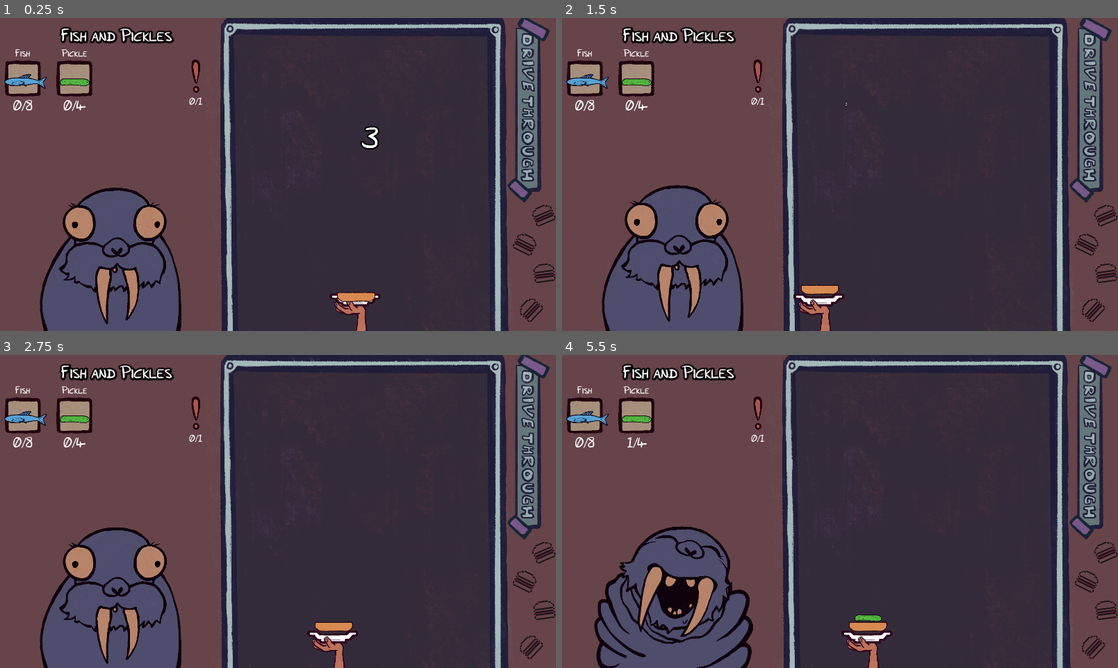
Above: before the commit, frames 1-4 (two rows, left to right).
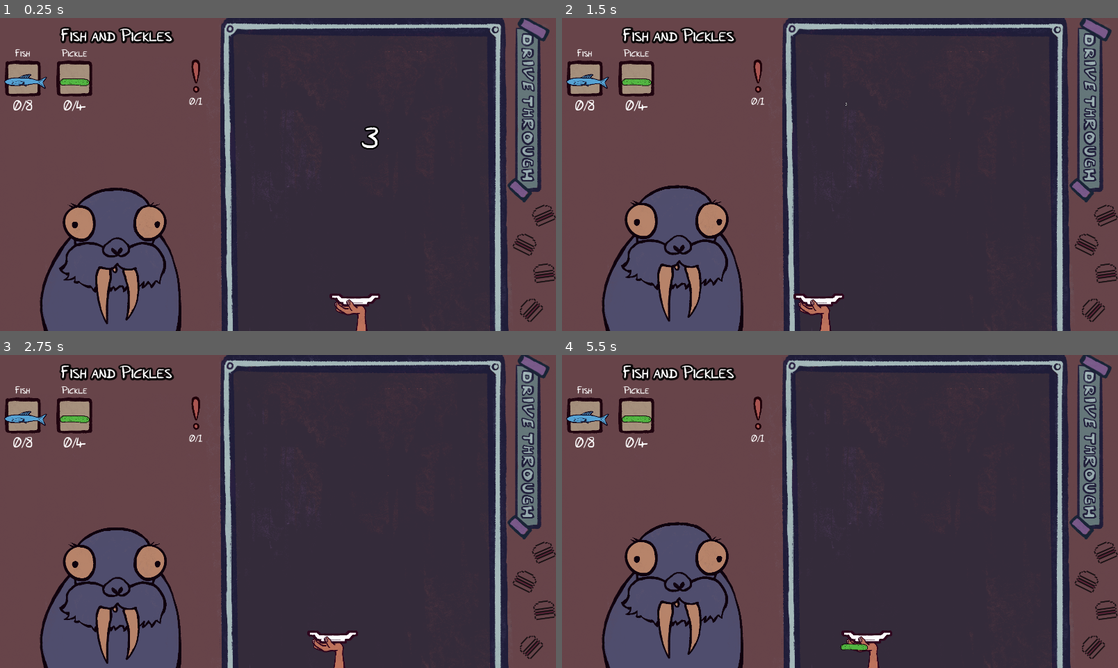
Above: after the commit, the same moments.

Repository: SirLich/funky-drive-through
Game: Godot game, scene res://game.tscn
Two runs of this game, one before a commit and one after it. Both use one fixed random seed, a clock stepped at 60 frames per second and the inputs below.
Inputs (mouse positions are in pixels of both pictures, inside the frame that each line leads up to):
- Up to frame 1 (0.25 s): no input
- Up to frame 2 (1.5 s): tap Enter at 0.5 s; move the mouse to (962, 158) at 0.52 s; press the mouse at (962, 158) at 0.53 s; move the mouse to (728, 190) at 1.27 s; release the mouse at (728, 190) at 1.28 s; click (728, 190) at 1.35 s
- Up to frame 3 (2.75 s): move the mouse to (333, 442) at 2.02 s; press the mouse at (333, 442) at 2.03 s
- Up to frame 4 (5.5 s): move the mouse to (812, 574) at 2.77 s; release the mouse at (812, 574) at 2.78 s; click (812, 574) at 2.85 s; move the mouse to (1006, 558) at 3.52 s; press the mouse at (1006, 558) at 3.53 s; move the mouse to (673, 464) at 4.27 s; release the mouse at (673, 464) at 4.28 s; click (673, 464) at 4.35 s; move the mouse to (867, 511) at 5.02 s; press the mouse at (867, 511) at 5.03 s

The runs differ from the first frame. In frame 1, 0.2% of the frame differs, in the area x 60-68%, y 87-91%; in frame 2, 0.2%; in frame 3, 0.2%; in frame 4, 6.0%, in the area x 5-59%, y 26-100%.
Error after the commit: Invalid access to property or key 'stream' on a base object of type 'Resource (ItemType)'. (res://scenes/item/catcher.gd:21)

Commit message:
Get first audio in

Diff:
--- /dev/null
+++ b/assets/audio_resources/impact_crunch.tres
@@ -0,0 +1,17 @@
+[gd_resource type="AudioStreamRandomizer" load_steps=5 format=3 uid="uid://bclg3r4r2d5t"]
+
+[ext_resource type="AudioStream" uid="uid://bofrgintyja8b" path="res://assets/sounds/impact_crunch_1.wav" id="1_maaww"]
+[ext_resource type="AudioStream" uid="uid://bbqlyfa2l5e8k" path="res://assets/sounds/impact_crunch_2.wav" id="2_0bt42"]
+[ext_resource type="AudioStream" uid="uid://b8n20b4x3vchf" path="res://assets/sounds/impact_crunch_3.wav" id="3_5xl62"]
+[ext_resource type="AudioStream" uid="uid://c6hy5ncck76vj" path="res://assets/sounds/impact_crunch_4.wav" id="4_cislw"]
+
+[resource]
+streams_count = 4
+stream_0/stream = ExtResource("1_maaww")
+stream_0/weight = 1.0
+stream_1/stream = ExtResource("2_0bt42")
+stream_1/weight = 1.0
+stream_2/stream = ExtResource("3_5xl62")
+stream_2/weight = 1.0
+stream_3/stream = ExtResource("4_cislw")
+stream_3/weight = 1.0
--- /dev/null
+++ b/assets/audio_resources/impact_low.tres
@@ -0,0 +1,17 @@
+[gd_resource type="AudioStreamRandomizer" load_steps=5 format=3 uid="uid://crik25ksilvlm"]
+
+[ext_resource type="AudioStream" uid="uid://bjd15mbgcmihg" path="res://assets/sounds/impact_low_1.wav" id="1_ttp6r"]
+[ext_resource type="AudioStream" uid="uid://bxjxmib8xapin" path="res://assets/sounds/impact_low_2.wav" id="2_xbpct"]
+[ext_resource type="AudioStream" uid="uid://k3x8ju6vtnq3" path="res://assets/sounds/impact_low_3.wav" id="3_yn41o"]
+[ext_resource type="AudioStream" uid="uid://1tx0vstxmo0t" path="res://assets/sounds/impact_low_4.wav" id="4_swnkt"]
+
+[resource]
+streams_count = 4
+stream_0/stream = ExtResource("1_ttp6r")
+stream_0/weight = 1.0
+stream_1/stream = ExtResource("2_xbpct")
+stream_1/weight = 1.0
+stream_2/stream = ExtResource("3_yn41o")
+stream_2/weight = 1.0
+stream_3/stream = ExtResource("4_swnkt")
+stream_3/weight = 1.0
--- /dev/null
+++ b/assets/audio_resources/impact_soft.tres
@@ -0,0 +1,17 @@
+[gd_resource type="AudioStreamRandomizer" load_steps=5 format=3 uid="uid://dost0mxm307gd"]
+
+[ext_resource type="AudioStream" uid="uid://gd3mc62ytca3" path="res://assets/sounds/impact_soft_1.wav" id="1_qeu8b"]
+[ext_resource type="AudioStream" uid="uid://ff40i8t16pjh" path="res://assets/sounds/impact_soft_2.wav" id="2_r0tow"]
+[ext_resource type="AudioStream" uid="uid://wb2eiir3o2du" path="res://assets/sounds/impact_soft_3.wav" id="3_nedn2"]
+[ext_resource type="AudioStream" uid="uid://dr661i5iltn3v" path="res://assets/sounds/impact_soft_4.wav" id="4_wac7k"]
+
+[resource]
+streams_count = 4
+stream_0/stream = ExtResource("1_qeu8b")
+stream_0/weight = 1.0
+stream_1/stream = ExtResource("2_r0tow")
+stream_1/weight = 1.0
+stream_2/stream = ExtResource("3_nedn2")
+stream_2/weight = 1.0
+stream_3/stream = ExtResource("4_wac7k")
+stream_3/weight = 1.0
--- /dev/null
+++ b/assets/audio_resources/impact_wood.tres
@@ -0,0 +1,14 @@
+[gd_resource type="AudioStreamRandomizer" load_steps=4 format=3 uid="uid://ddltq0b513y0"]
+
+[ext_resource type="AudioStream" uid="uid://cq5dml2owojb8" path="res://assets/sounds/impact_wood_1.wav" id="1_3u35d"]
+[ext_resource type="AudioStream" uid="uid://bcff636yklrpx" path="res://assets/sounds/impact_wood_2.wav" id="2_hmxxk"]
+[ext_resource type="AudioStream" uid="uid://chrlnj1auy06h" path="res://assets/sounds/impact_wood_3.wav" id="3_bfhpr"]
+
+[resource]
+streams_count = 3
+stream_0/stream = ExtResource("1_3u35d")
+stream_0/weight = 1.0
+stream_1/stream = ExtResource("2_hmxxk")
+stream_1/weight = 1.0
+stream_2/stream = ExtResource("3_bfhpr")
+stream_2/weight = 1.0
--- a/item_type.gd
+++ b/item_type.gd
@@ -7,3 +7,4 @@
 @export var stacked_scene : PackedScene
 @export var name : String
 @export var scale_factor = 1.0
+@export var audio : AudioStream
--- a/item_types/bone.tres
+++ b/item_types/bone.tres
@@ -1,5 +1,6 @@
-[gd_resource type="Resource" script_class="ItemType" load_steps=4 format=3 uid="uid://bg4ossqiixqge"]
+[gd_resource type="Resource" script_class="ItemType" load_steps=5 format=3 uid="uid://bg4ossqiixqge"]
 
+[ext_resource type="AudioStream" uid="uid://ddltq0b513y0" path="res://assets/audio_resources/impact_wood.tres" id="1_7qwsq"]
 [ext_resource type="Texture2D" uid="uid://de76a4ueiyh2q" path="res://assets/items/bone1.png" id="1_7vku1"]
 [ext_resource type="Script" path="res://item_type.gd" id="1_lql7m"]
 [ext_resource type="PackedScene" uid="uid://cej1oc8b6osu3" path="res://scenes/item/bone_scene.tscn" id="1_uqt56"]
@@ -12,3 +13,4 @@
 stacked_scene = ExtResource("1_uqt56")
 name = "Bone"
 scale_factor = 1.0
+audio = ExtResource("1_7qwsq")
--- a/item_types/can.tres
+++ b/item_types/can.tres
@@ -1,6 +1,7 @@
-[gd_resource type="Resource" script_class="ItemType" load_steps=3 format=3 uid="uid://y3g8isvibqsa"]
+[gd_resource type="Resource" script_class="ItemType" load_steps=4 format=3 uid="uid://y3g8isvibqsa"]
 
 [ext_resource type="Texture2D" uid="uid://dseftgsq7eq7c" path="res://assets/items/can.png" id="1_1e6kt"]
+[ext_resource type="AudioStream" uid="uid://bclg3r4r2d5t" path="res://assets/audio_resources/impact_crunch.tres" id="1_73trl"]
 [ext_resource type="Script" path="res://item_type.gd" id="1_ws6in"]
 
 [resource]
@@ -8,3 +9,5 @@
 icon = ExtResource("1_1e6kt")
 color = Color(1, 1, 1, 1)
 name = "Tin Can"
+scale_factor = 1.0
+audio = ExtResource("1_73trl")
--- a/item_types/cheese.tres
+++ b/item_types/cheese.tres
@@ -1,13 +1,15 @@
-[gd_resource type="Resource" script_class="ItemType" load_steps=4 format=3 uid="uid://bfv6uyljs0isy"]
+[gd_resource type="Resource" script_class="ItemType" load_steps=5 format=3 uid="uid://bfv6uyljs0isy"]
 
 [ext_resource type="Script" path="res://item_type.gd" id="1_5uv8o"]
-[ext_resource type="PackedScene" uid="uid://cml5xxbtb785r" path="res://scenes/cheese_melted.tscn" id="1_gt02o"]
 [ext_resource type="Texture2D" uid="uid://dpml5nt2r0bwo" path="res://assets/items/cheese_fall.png" id="1_p1dk6"]
+[ext_resource type="AudioStream" uid="uid://dost0mxm307gd" path="res://assets/audio_resources/impact_soft.tres" id="1_rhpjo"]
+[ext_resource type="PackedScene" uid="uid://cml5xxbtb785r" path="res://scenes/cheese_melted.tscn" id="4_lx4l4"]
 
 [resource]
 script = ExtResource("1_5uv8o")
 icon = ExtResource("1_p1dk6")
 color = Color(0.729412, 0.635294, 0.243137, 1)
-stacked_scene = ExtResource("1_gt02o")
+stacked_scene = ExtResource("4_lx4l4")
 name = "Cheese"
 scale_factor = 1.0
+audio = ExtResource("1_rhpjo")
--- a/item_types/eggplant.tres
+++ b/item_types/eggplant.tres
@@ -1,6 +1,7 @@
-[gd_resource type="Resource" script_class="ItemType" load_steps=3 format=3 uid="uid://xd01ccv1itdl"]
+[gd_resource type="Resource" script_class="ItemType" load_steps=4 format=3 uid="uid://xd01ccv1itdl"]
 
 [ext_resource type="Texture2D" uid="uid://b43rl2jmsk7mx" path="res://assets/items/eggplant.png" id="1_fc3gr"]
+[ext_resource type="AudioStream" uid="uid://dost0mxm307gd" path="res://assets/audio_resources/impact_soft.tres" id="1_smjil"]
 [ext_resource type="Script" path="res://item_type.gd" id="1_wb88x"]
 
 [resource]
@@ -9,3 +10,4 @@
 color = Color(1, 1, 1, 1)
 name = "Eggplant"
 scale_factor = 1.0
+audio = ExtResource("1_smjil")
--- a/item_types/fish.tres
+++ b/item_types/fish.tres
@@ -1,5 +1,6 @@
-[gd_resource type="Resource" script_class="ItemType" load_steps=4 format=3 uid="uid://dnykdn0my3pq"]
+[gd_resource type="Resource" script_class="ItemType" load_steps=5 format=3 uid="uid://dnykdn0my3pq"]
 
+[ext_resource type="AudioStream" uid="uid://dost0mxm307gd" path="res://assets/audio_resources/impact_soft.tres" id="1_bvqpf"]
 [ext_resource type="Script" path="res://item_type.gd" id="1_ciqgv"]
 [ext_resource type="PackedScene" uid="uid://xpoxpjmvvq3u" path="res://fish_scene.tscn" id="1_qqob6"]
 [ext_resource type="Texture2D" uid="uid://crx5o05in0wo6" path="res://assets/items/fish.png" id="2_4j3gb"]
@@ -12,3 +13,4 @@
 stacked_scene = ExtResource("1_qqob6")
 name = "Fish"
 scale_factor = 1.0
+audio = ExtResource("1_bvqpf")
--- a/item_types/patty.tres
+++ b/item_types/patty.tres
@@ -1,7 +1,8 @@
-[gd_resource type="Resource" script_class="ItemType" load_steps=3 format=3 uid="uid://0natumgqnctk"]
+[gd_resource type="Resource" script_class="ItemType" load_steps=4 format=3 uid="uid://0natumgqnctk"]
 
 [ext_resource type="Texture2D" uid="uid://eel68wq72pa2" path="res://assets/items/pickle.png" id="1_alqh6"]
 [ext_resource type="Script" path="res://item_type.gd" id="1_hb2if"]
+[ext_resource type="AudioStream" uid="uid://crik25ksilvlm" path="res://assets/audio_resources/impact_low.tres" id="1_j2erw"]
 
 [resource]
 script = ExtResource("1_hb2if")
@@ -9,3 +10,4 @@
 color = Color(0.380392, 0.180392, 0.109804, 1)
 name = "Patty"
 scale_factor = 1.0
+audio = ExtResource("1_j2erw")
--- a/item_types/pickle.tres
+++ b/item_types/pickle.tres
@@ -1,6 +1,7 @@
-[gd_resource type="Resource" script_class="ItemType" load_steps=3 format=3 uid="uid://bpdphbdmki6ua"]
+[gd_resource type="Resource" script_class="ItemType" load_steps=4 format=3 uid="uid://bpdphbdmki6ua"]
 
 [ext_resource type="Script" path="res://item_type.gd" id="1_f576w"]
+[ext_resource type="AudioStream" uid="uid://dost0mxm307gd" path="res://assets/audio_resources/impact_soft.tres" id="1_u5joi"]
 [ext_resource type="Texture2D" uid="uid://eel68wq72pa2" path="res://assets/items/pickle.png" id="1_y8rq0"]
 
 [resource]
@@ -8,3 +9,5 @@
 icon = ExtResource("1_y8rq0")
 color = Color(0.321569, 0.717647, 0.254902, 1)
 name = "Pickle"
+scale_factor = 1.0
+audio = ExtResource("1_u5joi")
--- a/item_types/shoe.tres
+++ b/item_types/shoe.tres
@@ -1,6 +1,7 @@
-[gd_resource type="Resource" script_class="ItemType" load_steps=3 format=3 uid="uid://gpvcw7cmcvjt"]
+[gd_resource type="Resource" script_class="ItemType" load_steps=4 format=3 uid="uid://gpvcw7cmcvjt"]
 
 [ext_resource type="Script" path="res://item_type.gd" id="1_bdhwj"]
+[ext_resource type="AudioStream" uid="uid://crik25ksilvlm" path="res://assets/audio_resources/impact_low.tres" id="1_jrifr"]
 [ext_resource type="Texture2D" uid="uid://xcxaxhlvoefi" path="res://assets/items/shoe_flat.png" id="1_li1jl"]
 
 [resource]
@@ -9,3 +10,4 @@
 color = Color(0.45098, 0.627451, 0.811765, 1)
 name = "Shoe"
 scale_factor = 1.0
+audio = ExtResource("1_jrifr")
--- a/item_types/spider.tres
+++ b/item_types/spider.tres
@@ -1,6 +1,7 @@
-[gd_resource type="Resource" script_class="ItemType" load_steps=5 format=3 uid="uid://bktwpessi4585"]
+[gd_resource type="Resource" script_class="ItemType" load_steps=6 format=3 uid="uid://bktwpessi4585"]
 
 [ext_resource type="PackedScene" uid="uid://c1x4bttcr25xj" path="res://scenes/item/dropped_items/dropped_spider.tscn" id="1_46ay0"]
+[ext_resource type="AudioStream" uid="uid://crik25ksilvlm" path="res://assets/audio_resources/impact_low.tres" id="1_afebj"]
 [ext_resource type="Script" path="res://item_type.gd" id="1_gy12i"]
 [ext_resource type="Texture2D" uid="uid://1xh5m3x7550j" path="res://assets/items/spider/icon.png" id="2_2rkvw"]
 [ext_resource type="PackedScene" uid="uid://dk7wbtajl150f" path="res://scenes/item/dropped_items/stacked_spider.tscn" id="4_ery2c"]
@@ -13,3 +14,4 @@
 stacked_scene = ExtResource("4_ery2c")
 name = "Spider"
 scale_factor = 1.0
+audio = ExtResource("1_afebj")
--- a/item_types/steak.tres
+++ b/item_types/steak.tres
@@ -1,6 +1,7 @@
-[gd_resource type="Resource" script_class="ItemType" load_steps=4 format=3 uid="uid://doaxlys0o21tb"]
+[gd_resource type="Resource" script_class="ItemType" load_steps=5 format=3 uid="uid://doaxlys0o21tb"]
 
 [ext_resource type="Script" path="res://item_type.gd" id="1_bvqn7"]
+[ext_resource type="AudioStream" uid="uid://crik25ksilvlm" path="res://assets/audio_resources/impact_low.tres" id="1_fiaik"]
 [ext_resource type="Texture2D" uid="uid://bgbpwdsws1425" path="res://assets/items/steak.png" id="2_oata2"]
 [ext_resource type="PackedScene" uid="uid://cq8wt8l7f2fqd" path="res://steak_stacked.tscn" id="4_x7txs"]
 
@@ -11,3 +12,4 @@
 stacked_scene = ExtResource("4_x7txs")
 name = "Steak"
 scale_factor = 1.0
+audio = ExtResource("1_fiaik")
--- a/item_types/tomato.tres
+++ b/item_types/tomato.tres
@@ -1,7 +1,8 @@
-[gd_resource type="Resource" script_class="ItemType" load_steps=3 format=3 uid="uid://q6fa3t2063uj"]
+[gd_resource type="Resource" script_class="ItemType" load_steps=4 format=3 uid="uid://q6fa3t2063uj"]
 
 [ext_resource type="Script" path="res://item_type.gd" id="1_8vk6j"]
 [ext_resource type="Texture2D" uid="uid://byx1ackw2tshf" path="res://assets/items/tomato.png" id="1_juycj"]
+[ext_resource type="AudioStream" uid="uid://dost0mxm307gd" path="res://assets/audio_resources/impact_soft.tres" id="1_sm2uv"]
 
 [resource]
 script = ExtResource("1_8vk6j")
@@ -9,3 +10,4 @@
 color = Color(1, 1, 1, 1)
 name = "Tomato"
 scale_factor = 1.0
+audio = ExtResource("1_sm2uv")
--- a/item_types/unicorn.tres
+++ b/item_types/unicorn.tres
@@ -1,7 +1,8 @@
-[gd_resource type="Resource" script_class="ItemType" load_steps=4 format=3 uid="uid://ur8o6aoa0roc"]
+[gd_resource type="Resource" script_class="ItemType" load_steps=5 format=3 uid="uid://ur8o6aoa0roc"]
 
 [ext_resource type="Texture2D" uid="uid://dv2a3sjanlaso" path="res://assets/items/unicorn.png" id="1_1kqw1"]
 [ext_resource type="Script" path="res://item_type.gd" id="1_4kgnj"]
+[ext_resource type="AudioStream" uid="uid://crik25ksilvlm" path="res://assets/audio_resources/impact_low.tres" id="1_bwsst"]
 [ext_resource type="PackedScene" uid="uid://5fi3lw3pawjg" path="res://unicorn_stacked_scene.tscn" id="3_kaowj"]
 
 [resource]
@@ -11,3 +12,4 @@
 stacked_scene = ExtResource("3_kaowj")
 name = "Unicorn"
 scale_factor = 1.0
+audio = ExtResource("1_bwsst")
--- a/item_types/worm.tres
+++ b/item_types/worm.tres
@@ -1,7 +1,8 @@
-[gd_resource type="Resource" script_class="ItemType" load_steps=5 format=3 uid="uid://l2kx6vi2yus8"]
+[gd_resource type="Resource" script_class="ItemType" load_steps=6 format=3 uid="uid://l2kx6vi2yus8"]
 
 [ext_resource type="Texture2D" uid="uid://i82kogf6jms2" path="res://assets/items/worm_flat.png" id="1_afy2u"]
 [ext_resource type="PackedScene" uid="uid://ogsw82lf1u2j" path="res://scenes/item/dropped_items/dropped_worm.tscn" id="1_rrd0l"]
+[ext_resource type="AudioStream" uid="uid://dost0mxm307gd" path="res://assets/audio_resources/impact_soft.tres" id="1_vm8hw"]
 [ext_resource type="Script" path="res://item_type.gd" id="2_pty54"]
 [ext_resource type="PackedScene" uid="uid://bw1pv1u7i1iyd" path="res://scenes/item/dropped_items/stacked_worm.tscn" id="4_wi6qk"]
 
@@ -13,3 +14,4 @@
 stacked_scene = ExtResource("4_wi6qk")
 name = "Worm"
 scale_factor = 1.0
+audio = ExtResource("1_vm8hw")
--- a/scenes/item/catcher.gd
+++ b/scenes/item/catcher.gd
@@ -3,6 +3,9 @@
 @export var border_left = 750
 @export var border_right = 1700
 @export var stacked_item : PackedScene
+@onready var audio_stream_player: AudioStreamPlayer = $AudioStreamPlayer
+
+@export var default_stream : AudioStream
 
 @export var base : Node
 @export var top : Node
@@ -13,6 +16,14 @@
 func add_new_item(new_item : ItemType):
 	if last_stacked is StackedItem:
 		last_stacked.remote_transform_2d.remote_path = NodePath()
+
+	var stream_to_use
+	if new_item.stream:
+		stream_to_use = new_item.stream
+	else:
+		stream_to_use = default_stream
+	audio_stream_player.stream = stream_to_use
+	audio_stream_player.play()
 
 	var new_stacked = stacked_item.instantiate()
 	new_stacked.follow = last_stacked
--- a/scenes/item/catcher.tscn
+++ b/scenes/item/catcher.tscn
@@ -1,7 +1,8 @@
-[gd_scene load_steps=6 format=3 uid="uid://bde5jwauuhx81"]
+[gd_scene load_steps=7 format=3 uid="uid://bde5jwauuhx81"]
 
 [ext_resource type="Script" path="res://scenes/item/catcher.gd" id="1_jd7dh"]
 [ext_resource type="PackedScene" uid="uid://cwo33wdcofuqm" path="res://scenes/item/stacked_item.tscn" id="2_b1twt"]
+[ext_resource type="AudioStream" uid="uid://dost0mxm307gd" path="res://assets/audio_resources/impact_soft.tres" id="3_34njf"]
 [ext_resource type="Resource" uid="uid://d1yfrpmdvv4ii" path="res://item_types/bread_bottom.tres" id="3_onxk0"]
 [ext_resource type="Texture2D" uid="uid://dn8oa5n26mhqs" path="res://assets/plate.png" id="4_5c14n"]
 
@@ -13,9 +14,12 @@
 border_left = 890
 border_right = 1610
 stacked_item = ExtResource("2_b1twt")
+default_stream = ExtResource("3_34njf")
 base = NodePath("Base")
 top = NodePath("Top")
 starting_item = ExtResource("3_onxk0")
+
+[node name="AudioStreamPlayer" type="AudioStreamPlayer" parent="."]
 
 [node name="Top" type="Area2D" parent="."]
 collision_mask = 2
